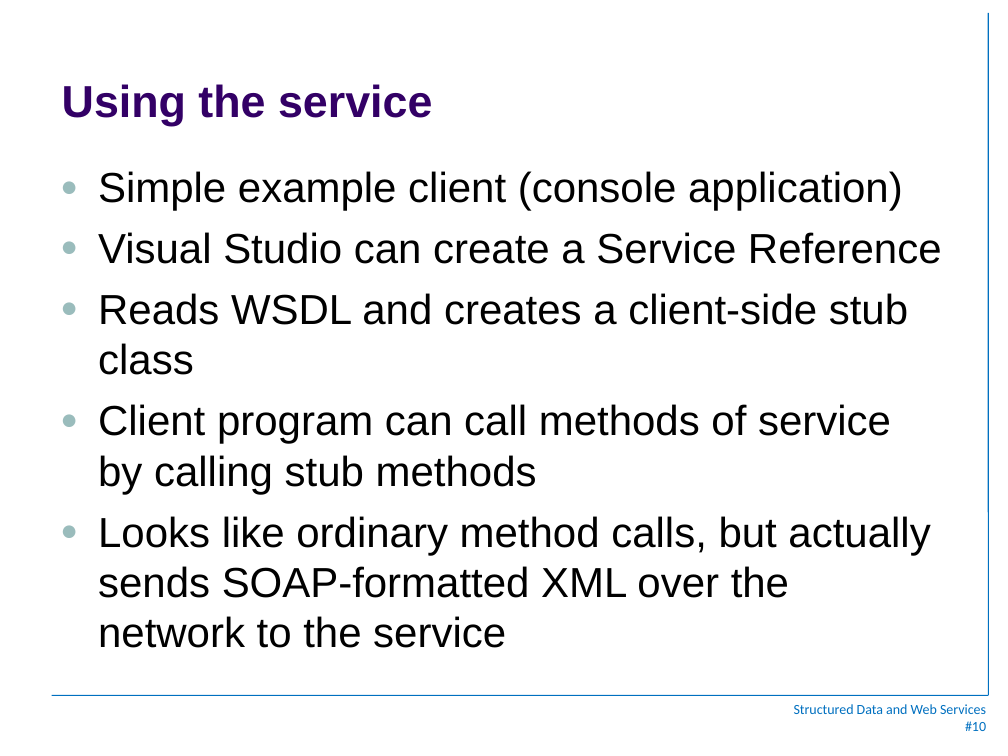
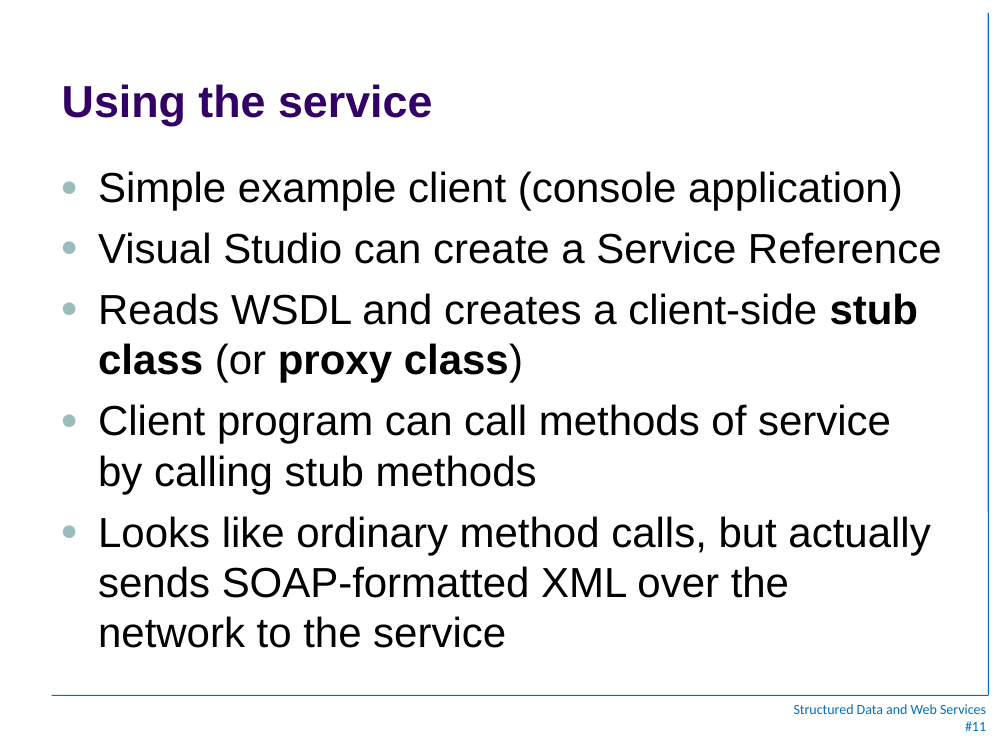
Before and after one commit to jhpaterson/LahtiWebServices, a slide deck: slide 11 of webservices_Lahti.ppt (slide 10 before the commit). Drawn at 1008x756 pixels with LibreOffice and Linux fonts; fonts in the diff are those of the drawing; background and template pictures are left out. Boxes give left, top, right and bottom in pixels: in the first picture for what was removed or moved away, otherwise in the second. Text is boxed around its words. In the diff, an @@ line names an element or a change of style, - is before the commit and + after.

```diff
--- a/webservices_Lahti.ppt
+++ b/webservices_Lahti.ppt
@@ text at (98,293,919,383): text changed @@
-● Reads WSDL and creates a client-side stub class
+● Reads WSDL and creates a client-side stub class (or proxy class)
@@ text at (965,721,986,731): text changed @@
-#10
+#11
```
Also in this commit, not shown: 5 other slides changed, 1 slide added, 32 other files.
